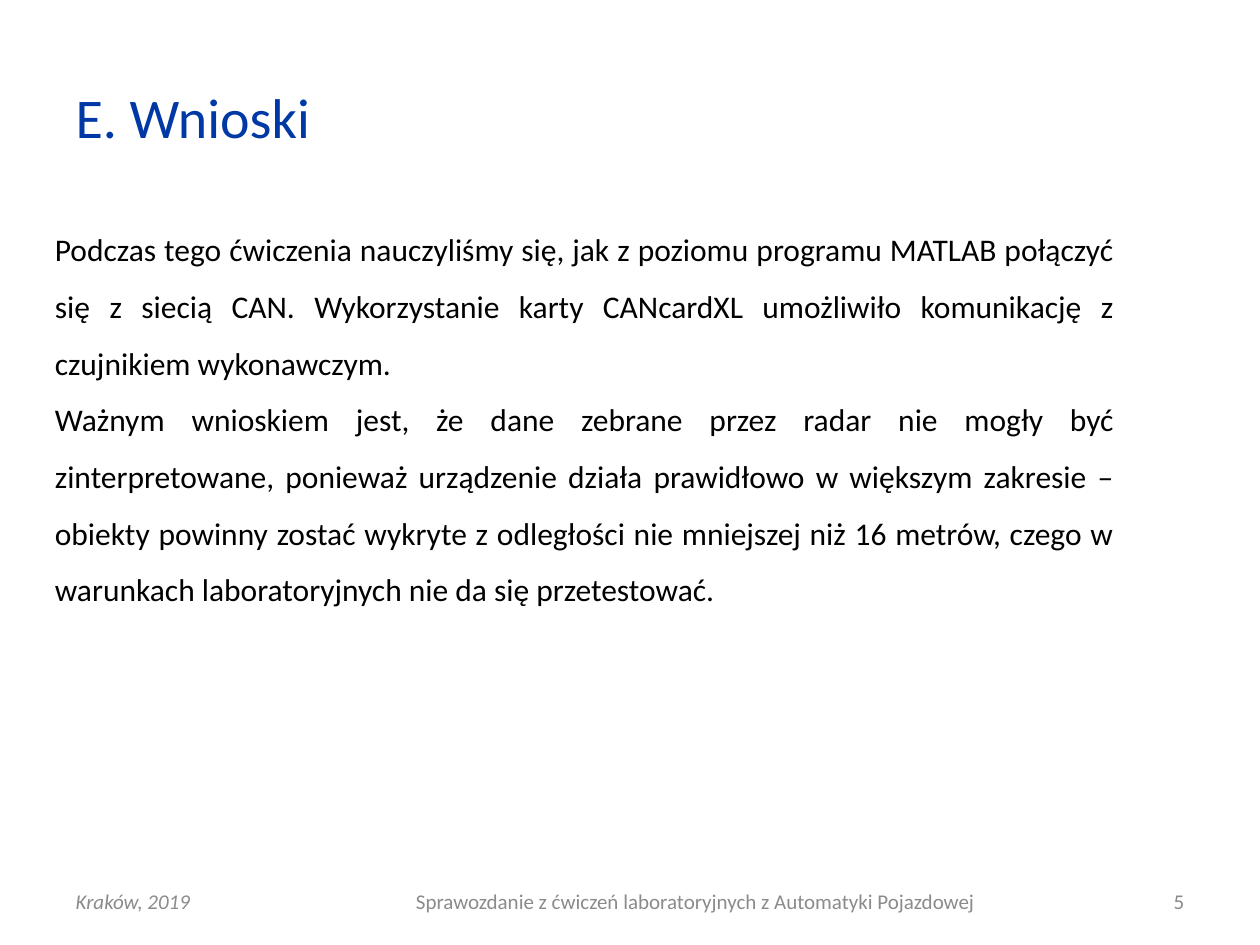
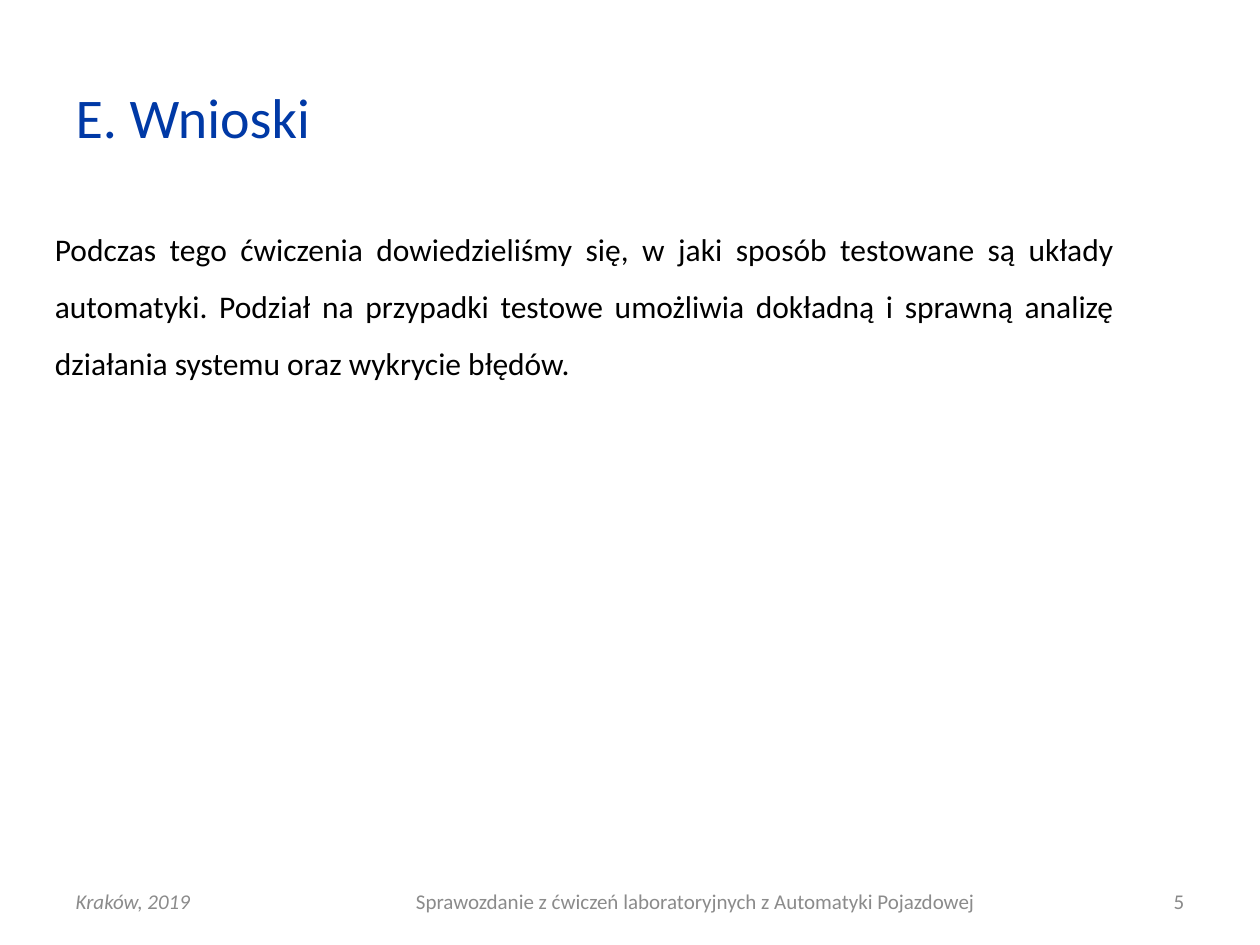
Before and after one commit to Katarzyna-W/AP, a slide deck: slide 5 of Lab7_excel/AP_L07_20190410_0800_G01.pptx. Drawn at 1260x945 pixels with LibreOffice and Linux fonts; fonts in the diff are those of the drawing. Boxes give left, top, right and bottom in pixels: in the first picture for what was removed or moved away, otherwise in the second. Text is boxed around its words. In the diff, an @@ line names an element or a change of style, - is before the commit and + after.

```diff
--- a/Lab7_excel/AP_L07_20190410_0800_G01.pptx
+++ b/Lab7_excel/AP_L07_20190410_0800_G01.pptx
@@ text at [55,239,1114,380]: text changed @@
-Podczas tego ćwiczenia nauczyliśmy się, jak z poziomu programu MATLAB połączyć się z siecią CAN. Wykorzystanie karty CANcardXL umożliwiło komunikację z czujnikiem wykonawczym.
-Ważnym wnioskiem jest, że dane zebrane przez radar nie mogły być zinterpretowane, ponieważ urządzenie działa prawidłowo w większym zakresie – obiekty powinny zostać wykryte z odległości nie mniejszej niż 16 metrów, czego w warunkach laboratoryjnych nie da się przetestować.
+Podczas tego ćwiczenia dowiedzieliśmy się, w jaki sposób testowane są układy automatyki. Podział na przypadki testowe umożliwia dokładną i sprawną analizę działania systemu oraz wykrycie błędów.
```
Also in this commit, not shown: 4 other slides changed.
